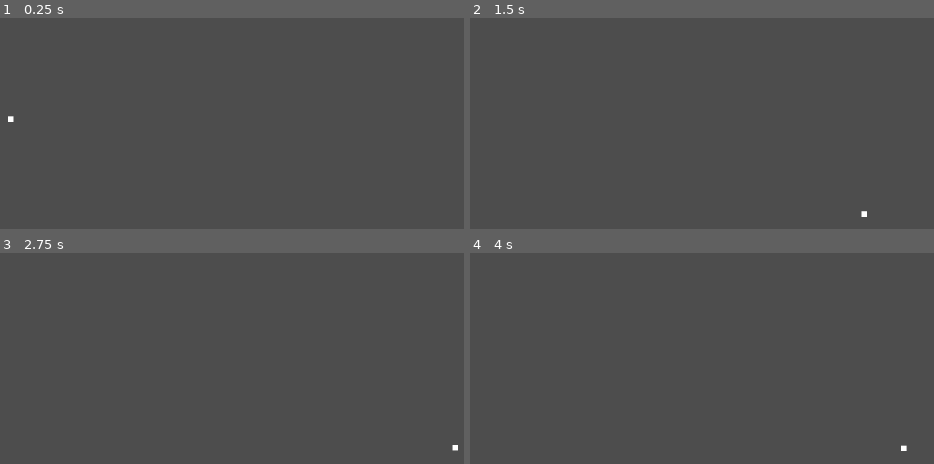
Above: before the commit, frames 1-4 (two rows, left to right).
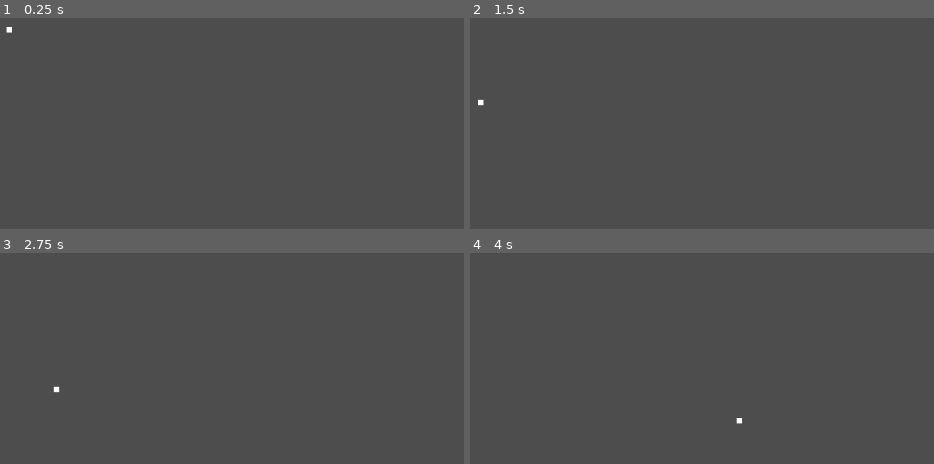
Above: after the commit, the same moments.

Repository: xharris/tennisplus
Game: Godot game, scene res://entities/game/game.tscn
The game is run twice, just before and just after one commit, with the same random seed, the same clock (stepped at 60 frames per second) and the same inputs.
Inputs:
- Up to frame 1 (0.25 s): no input
- Up to frame 2 (1.5 s): hold Space (paddle_swing) 0.53-1.28 s; tap Enter at 1.25 s; tap Space (paddle_swing) at 1.35 s
- Up to frame 3 (2.75 s): hold Space (paddle_swing) from 2.03 s (still down)
- Up to frame 4 (4 s): release Space (paddle_swing) at 2.78 s; tap Space (paddle_swing) at 2.85 s; hold Space (paddle_swing) from 3.53 s (still down)

The runs differ from the first frame. In frame 1, less than 0.1% of the frame differs, in the area x 1-4%, y 4-50%; in frame 2, less than 0.1%; in frame 3, less than 0.1%, in the area x 11-99%, y 63-94%; in frame 4, less than 0.1%.

Commit message:
adds multiple paddle hitboxes

Diff:
--- a/entities/ball/ball_physics.gd
+++ b/entities/ball/ball_physics.gd
@@ -30,5 +30,5 @@
     # tween on path
     _tween = create_tween()
     _tween.set_trans(Tween.TRANS_LINEAR)
-    _tween.set_ease(Tween.EASE_IN)
-    _tween.tween_property(self, "_progress", 1, 1).from(0)
+    _tween.set_ease(Tween.EASE_OUT)
+    _tween.tween_property(self, "_progress", 1, Constants.BALL_PHYSICS_TWEEN_DURATION).from(0)
--- a/entities/game/game.tscn
+++ b/entities/game/game.tscn
@@ -1,10 +1,8 @@
-[gd_scene load_steps=6 format=3 uid="uid://450pjljv18g8"]
+[gd_scene load_steps=4 format=3 uid="uid://450pjljv18g8"]
 
 [ext_resource type="Script" uid="uid://5bxiypk11n6v" path="res://entities/game/game.gd" id="1_j054j"]
 [ext_resource type="PackedScene" uid="uid://cy0xaqlkrhrbc" path="res://entities/ball/ball.tscn" id="1_uqg41"]
 [ext_resource type="PackedScene" uid="uid://dghq8stxw47f2" path="res://entities/paddle/paddle.tscn" id="2_5xshk"]
-[ext_resource type="Script" uid="uid://c6prci5yjifo0" path="res://entities/ball/ball_visitor.gd" id="4_vbwj1"]
-[ext_resource type="Resource" uid="uid://dnsce50mrw7cc" path="res://resources/ball_visitors/target_random_paddle.tres" id="5_vbwj1"]
 
 [node name="Game" type="Node2D"]
 script = ExtResource("1_j054j")
@@ -14,8 +12,6 @@
 
 [node name="PaddleL" parent="." instance=ExtResource("2_5xshk")]
 position = Vector2(203, 393)
-on_hit_ball = Array[ExtResource("4_vbwj1")]([ExtResource("5_vbwj1")])
 
 [node name="PaddleR" parent="." instance=ExtResource("2_5xshk")]
 position = Vector2(841, 382)
-on_hit_ball = Array[ExtResource("4_vbwj1")]([ExtResource("5_vbwj1")])
--- a/entities/paddle/paddle.gd
+++ b/entities/paddle/paddle.gd
@@ -2,20 +2,12 @@
 class_name Paddle
 
 var _log = Logger.new("paddle")
-@onready var _hitbox: PaddleHitbox = $Hitbox
 @onready var _input: PaddleInput = $Input
-
-@export var on_hit_ball: Array[BallVisitor]
+@onready var _hitbox_controller: PaddleHitboxController = $HitboxContoller
 
 func _ready() -> void:
     add_to_group(Groups.PADDLE)
     _input.swing_activated.connect(_on_input_swing_activated)
 
 func _on_input_swing_activated():
-    _log.debug("swing!")
-    var collisions = _hitbox.get_collisions()
-    for c in collisions:
-        if c is BallHitbox:
-            for v in on_hit_ball:
-                c.accept(v)
-            _log.debug("hit: ball hitbox")
+    _hitbox_controller.swing()
--- a/entities/paddle/paddle.tscn
+++ b/entities/paddle/paddle.tscn
@@ -1,22 +1,16 @@
-[gd_scene load_steps=6 format=3 uid="uid://dghq8stxw47f2"]
+[gd_scene load_steps=5 format=3 uid="uid://dghq8stxw47f2"]
 
 [ext_resource type="Script" uid="uid://c4gbleewti277" path="res://entities/paddle/paddle.gd" id="1_8l56v"]
 [ext_resource type="Script" uid="uid://1er4pw6hd8yo" path="res://entities/paddle/paddle_input.gd" id="1_d472v"]
-[ext_resource type="Script" uid="uid://babhlywige3u0" path="res://entities/paddle/paddle_hitbox.gd" id="1_frr1j"]
-[ext_resource type="Script" uid="uid://c6prci5yjifo0" path="res://entities/ball/ball_visitor.gd" id="2_akf0g"]
-
-[sub_resource type="CircleShape2D" id="CircleShape2D_y5mnh"]
-radius = 64.0
+[ext_resource type="PackedScene" uid="uid://blhuoy8yjxty3" path="res://entities/paddle/paddle_hitbox_contoller.tscn" id="3_8l56v"]
+[ext_resource type="PackedScene" uid="uid://x88a7460y3x3" path="res://resources/paddle_hitboxes/default.tscn" id="4_akf0g"]
 
 [node name="Paddle" type="Node2D"]
 script = ExtResource("1_8l56v")
-on_hit_ball = Array[ExtResource("2_akf0g")]([null])
-
-[node name="Hitbox" type="Area2D" parent="."]
-script = ExtResource("1_frr1j")
-
-[node name="CollisionShape2D" type="CollisionShape2D" parent="Hitbox"]
-shape = SubResource("CircleShape2D_y5mnh")
 
 [node name="Input" type="Node2D" parent="."]
 script = ExtResource("1_d472v")
+
+[node name="HitboxContoller" parent="." instance=ExtResource("3_8l56v")]
+
+[node name="Default" parent="HitboxContoller" instance=ExtResource("4_akf0g")]
--- a/entities/paddle/paddle_hitbox.gd
+++ b/entities/paddle/paddle_hitbox.gd
@@ -1,7 +1,34 @@
 extends Area2D
 class_name PaddleHitbox
 
+@export var on_hit_ball: Array[BallVisitor]
+## [code]true[/code]: will not trigger overlapping PaddleHitbox
+@export var stop_propagation: bool = true
+## On hit, hitboxes of the same [code]hitbox_group[/code] cannot
+## hit the same body until it has exited the hitbox with
+## [code]reset_group_on_body_exited[/code] set to [code]true[/code]
+## [br][br]
+## Empty string counts as a group
+@export var hitbox_group: StringName
+@export var reset_group_on_body_exit: bool
+
 var _log = Logger.new("paddle_hitbox")
+var _entered_bodies: Dictionary
+var disabled: bool = false
 
-func get_collisions() -> Array[Node2D]:
-    return get_overlapping_bodies()
+func _ready() -> void:
+    add_to_group(Groups.PADDLE_HITBOX)
+    body_entered.connect(_on_body_entered)
+    body_exited.connect(_on_body_exited)
+
+func _on_body_entered(body: Node2D):
+    _entered_bodies[body] = body
+
+func _on_body_exited(body: Node2D):
+    _entered_bodies.erase(body)
+
+## returns [code]true[/code] if something is hit
+func get_entered_bodies() -> Array[Node2D]:
+    var out: Array[Node2D]
+    out.assign(_entered_bodies.values())
+    return out
--- /dev/null
+++ b/entities/paddle/paddle_hitbox.tscn
@@ -0,0 +1,6 @@
+[gd_scene load_steps=2 format=3 uid="uid://b5ojur7k7urdw"]
+
+[ext_resource type="Script" uid="uid://babhlywige3u0" path="res://entities/paddle/paddle_hitbox.gd" id="1_8niss"]
+
+[node name="Hitbox" type="Area2D"]
+script = ExtResource("1_8niss")
--- /dev/null
+++ b/entities/paddle/paddle_hitbox_contoller.tscn
@@ -0,0 +1,6 @@
+[gd_scene load_steps=2 format=3 uid="uid://blhuoy8yjxty3"]
+
+[ext_resource type="Script" uid="uid://lwov6hg0tq0c" path="res://entities/paddle/paddle_hitbox_controller.gd" id="1_s7ae7"]
+
+[node name="PaddleHitboxContoller" type="Node2D"]
+script = ExtResource("1_s7ae7")
--- /dev/null
+++ b/entities/paddle/paddle_hitbox_controller.gd
@@ -0,0 +1,47 @@
+extends Node2D
+class_name PaddleHitboxController
+
+var _log = Logger.new("paddle_hitbox_controller")
+
+var on_hit_ball: Array[Visitor]
+var _ignore_body: Dictionary
+
+func swing():
+    var hitboxes = _get_hitboxes()
+    var is_hit = false
+    for h in hitboxes:
+        for b in h.get_entered_bodies():
+            if _ignore_body.has(b):
+                continue
+            if b is BallHitbox:
+                _log.debug("hit ball: %s" % h)
+                is_hit = true
+                for v in h.on_hit_ball:
+                    b.accept(v)
+                for v in on_hit_ball:
+                    b.accept(v)
+            if is_hit:
+                _ignore_body.set(b, true)
+        # stop processing hitboxes
+        if is_hit and h.stop_propagation:
+            break
+    # ignore body until it exits all of them
+    for h in hitboxes:
+        if not h.body_exited.is_connected(_on_hitbox_body_exited):
+            h.body_exited.connect(_on_hitbox_body_exited)
+
+func _on_hitbox_body_exited(body: Node2D):
+    if _ignore_body.has(body):
+        for h in _get_hitboxes():
+            for b in h.get_entered_bodies():
+                if b == body:
+                    return
+        _ignore_body.erase(body)
+
+## get all PaddleHitboxes that are a child of this Paddle (recursive)
+func _get_hitboxes() -> Array[PaddleHitbox]:
+    var hitboxes: Array[PaddleHitbox]
+    for h: PaddleHitbox in get_tree().get_nodes_in_group(Groups.PADDLE_HITBOX):
+        if is_ancestor_of(h):
+            hitboxes.append(h)
+    return hitboxes
--- /dev/null
+++ b/resources/constants.gd
@@ -0,0 +1,4 @@
+extends Resource
+class_name Constants
+
+const BALL_PHYSICS_TWEEN_DURATION = 7.0
--- a/resources/groups.gd
+++ b/resources/groups.gd
@@ -4,3 +4,4 @@
 const BALL_HITBOX = &"ball_hitbox"
 
 const PADDLE = &"paddle"
+const PADDLE_HITBOX = &"paddle_hitbox"
--- /dev/null
+++ b/resources/paddle_hitboxes/default.tscn
@@ -0,0 +1,37 @@
+[gd_scene load_steps=7 format=3 uid="uid://x88a7460y3x3"]
+
+[ext_resource type="PackedScene" uid="uid://b5ojur7k7urdw" path="res://entities/paddle/paddle_hitbox.tscn" id="1_46lrs"]
+[ext_resource type="Script" uid="uid://c6prci5yjifo0" path="res://entities/ball/ball_visitor.gd" id="2_atnhs"]
+[ext_resource type="Resource" uid="uid://dnsce50mrw7cc" path="res://resources/ball_visitors/target_random_paddle.tres" id="3_my7su"]
+
+[sub_resource type="CircleShape2D" id="CircleShape2D_vwoo2"]
+radius = 28.0
+
+[sub_resource type="CircleShape2D" id="CircleShape2D_fk22a"]
+radius = 96.0
+
+[sub_resource type="CircleShape2D" id="CircleShape2D_nnd5b"]
+radius = 120.0
+
+[node name="Default" type="Node2D"]
+
+[node name="Inner" parent="." instance=ExtResource("1_46lrs")]
+on_hit_ball = Array[ExtResource("2_atnhs")]([ExtResource("3_my7su")])
+
+[node name="CollisionShape2D" type="CollisionShape2D" parent="Inner"]
+shape = SubResource("CircleShape2D_vwoo2")
+debug_color = Color(0.298039, 0.686275, 0.313726, 0.419608)
+
+[node name="Middle" parent="." instance=ExtResource("1_46lrs")]
+on_hit_ball = Array[ExtResource("2_atnhs")]([ExtResource("3_my7su")])
+
+[node name="CollisionShape2D" type="CollisionShape2D" parent="Middle"]
+shape = SubResource("CircleShape2D_fk22a")
+debug_color = Color(1, 0.921569, 0.231373, 0.419608)
+
+[node name="Outer" parent="." instance=ExtResource("1_46lrs")]
+on_hit_ball = Array[ExtResource("2_atnhs")]([ExtResource("3_my7su")])
+
+[node name="CollisionShape2D" type="CollisionShape2D" parent="Outer"]
+shape = SubResource("CircleShape2D_nnd5b")
+debug_color = Color(0.956863, 0.262745, 0.211765, 0.419608)
Not shown, added: entities/paddle/paddle_hitbox_controller.gd.uid
Not shown, added: resources/constants.gd.uid
Not shown, added: README.md
